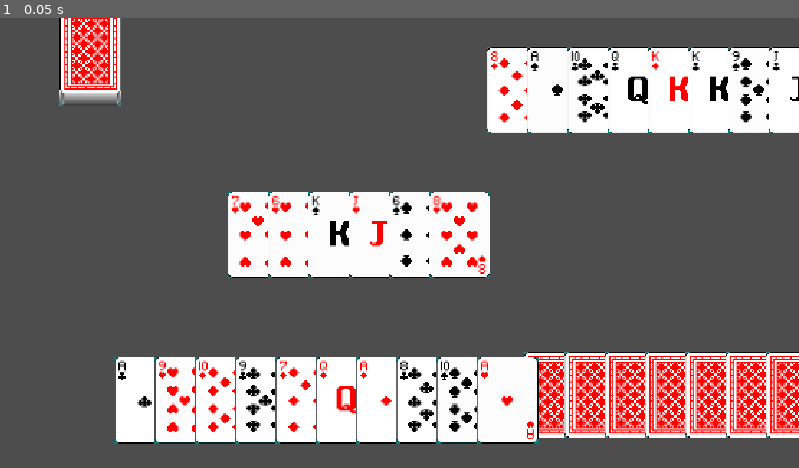
Above: before the commit, frame 1.
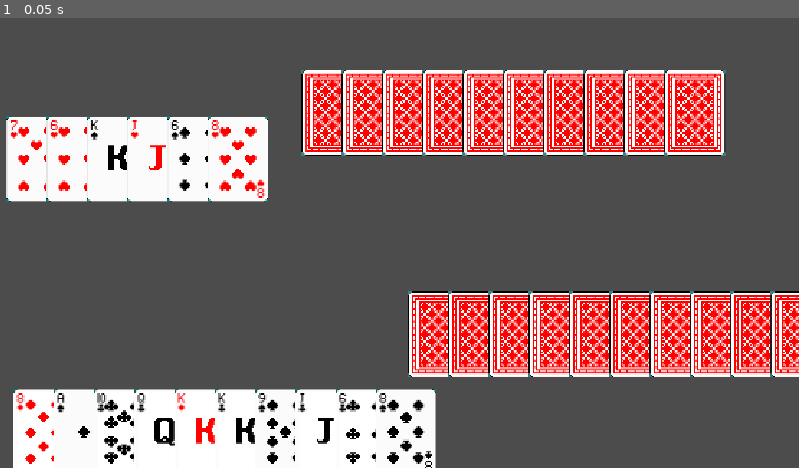
Above: after the commit, the same moment.

Repository: Mikko-Ihasalo/huutopussi
Game: Godot game, scene res://scenes/main.tscn
Two runs of this game, one before a commit and one after it. Both use one fixed random seed, a clock stepped at 60 frames per second and the inputs below.
Inputs:
- Up to frame 1 (0.05 s): no input

The runs differ from the first frame. In frame 1, 50% of the frame differs, in the area x 0-100%, y 0-100%.

Commit message:
Added initial game_engine functionality.

Diff:
--- a/godot/huutopussi/project.godot
+++ b/godot/huutopussi/project.godot
@@ -27,3 +27,4 @@
 [rendering]
 
 rendering_device/driver.windows="d3d12"
+viewport/hdr_2d=true
--- /dev/null
+++ b/godot/huutopussi/scenes/AI/dummy-ai.tscn
@@ -0,0 +1,6 @@
+[gd_scene format=3 uid="uid://d0rkscxvuu2o3"]
+
+[ext_resource type="Script" uid="uid://di7yv2w0dxhgl" path="res://scripts/AI/dummy_ai.gd" id="1_q674k"]
+
+[node name="DummyAi" type="Node2D" unique_id=1170853646]
+script = ExtResource("1_q674k")
--- a/godot/huutopussi/scenes/card.tscn
+++ b/godot/huutopussi/scenes/card.tscn
@@ -5,6 +5,14 @@
 
 [sub_resource type="RectangleShape2D" id="RectangleShape2D_hecaj"]
 size = Vector2(89, 122)
+
+[sub_resource type="Environment" id="Environment_y520c"]
+background_mode = 3
+glow_enabled = true
+glow_intensity = 0.46
+glow_bloom = 0.27
+glow_hdr_threshold = 0.55
+glow_hdr_scale = 0.85
 
 [node name="card" type="Node2D" unique_id=9501052]
 script = ExtResource("1_6u4wf")
@@ -16,3 +24,6 @@
 
 [node name="CollisionShape2D" type="CollisionShape2D" parent="Area2D" unique_id=1416690279]
 shape = SubResource("RectangleShape2D_hecaj")
+
+[node name="WorldEnvironment" type="WorldEnvironment" parent="." unique_id=1468150130]
+environment = SubResource("Environment_y520c")
--- /dev/null
+++ b/godot/huutopussi/scenes/game_engine.tscn
@@ -0,0 +1,6 @@
+[gd_scene format=3 uid="uid://xu11vbqia61x"]
+
+[ext_resource type="Script" uid="uid://s1jiaeww232t" path="res://scripts/game_engine.gd" id="1_ef40f"]
+
+[node name="gameEngine" type="Node" unique_id=911433418]
+script = ExtResource("1_ef40f")
--- a/godot/huutopussi/scenes/main.tscn
+++ b/godot/huutopussi/scenes/main.tscn
@@ -1,8 +1,10 @@
 [gd_scene format=3 uid="uid://qiqrxgxu2tyu"]
 
-[ext_resource type="PackedScene" uid="uid://rcfjkil25j1o" path="res://scenes/hand.tscn" id="1_jyhfs"]
 [ext_resource type="PackedScene" uid="uid://drlkpq6kwyagv" path="res://scenes/card_manager.tscn" id="2_0wfyh"]
 [ext_resource type="PackedScene" uid="uid://dppwuatw2r0mm" path="res://scenes/deck.tscn" id="3_sugp2"]
+[ext_resource type="PackedScene" uid="uid://xu11vbqia61x" path="res://scenes/game_engine.tscn" id="4_jyhfs"]
+[ext_resource type="PackedScene" uid="uid://rcfjkil25j1o" path="res://scenes/hand.tscn" id="5_hand"]
+[ext_resource type="PackedScene" path="res://scenes/player.tscn" id="5_tbgi4"]
 
 [node name="main" type="Node2D" unique_id=13089037]
 
@@ -10,22 +12,32 @@
 position = Vector2(-173, -92)
 
 [node name="deck" parent="." unique_id=376537417 instance=ExtResource("3_sugp2")]
-position = Vector2(132, 56)
+position = Vector2(-147, -97)
 
-[node name="playerHands" type="Node" parent="." unique_id=784136598]
+[node name="piles" type="Node" parent="." unique_id=784136598]
 
-[node name="hand3" parent="playerHands" unique_id=1178090175 instance=ExtResource("1_jyhfs")]
-position = Vector2(746, 104)
-is_opponent = true
-show_opponent_cards = true
+[node name="left_over_pile" parent="piles" unique_id=1392587925 instance=ExtResource("5_hand")]
+position = Vector2(54, 203)
+leftover_pile = true
 
-[node name="hand2" parent="playerHands" unique_id=358096004 instance=ExtResource("1_jyhfs")]
-position = Vector2(800, 543)
+[node name="gameEngine" parent="." unique_id=911433418 instance=ExtResource("4_jyhfs")]
+
+[node name="playedCards" type="Node2D" parent="." unique_id=104001350]
+position = Vector2(335, 325)
+
+[node name="Players" type="Node" parent="." unique_id=905905634]
+
+[node name="Human" parent="Players" unique_id=113920973 instance=ExtResource("5_tbgi4")]
+position = Vector2(64, 596)
+
+[node name="DummyAI1" parent="Players" unique_id=216651099 instance=ExtResource("5_tbgi4")]
+position = Vector2(633, 456)
+player_id = 1
+control_mode = 1
 is_opponent = true
 
-[node name="hand1" parent="playerHands" unique_id=1805928361 instance=ExtResource("1_jyhfs")]
-position = Vector2(210, 550)
-
-[node name="left_over_pile" parent="playerHands" unique_id=1392587925 instance=ExtResource("1_jyhfs")]
-position = Vector2(373, 312)
-leftover_pile = true
+[node name="DummyAI2" parent="Players" unique_id=1379424052 instance=ExtResource("5_tbgi4")]
+position = Vector2(480, 136)
+player_id = 2
+control_mode = 1
+is_opponent = true
--- /dev/null
+++ b/godot/huutopussi/scenes/player.tscn
@@ -0,0 +1,15 @@
+[gd_scene format=3]
+
+[ext_resource type="Script" path="res://scripts/player.gd" id="1_player"]
+[ext_resource type="PackedScene" path="res://scenes/hand.tscn" id="2_hand"]
+[ext_resource type="PackedScene" path="res://scenes/AI/dummy-ai.tscn" id="3_ai"]
+
+[node name="Player" type="Node2D"]
+script = ExtResource("1_player")
+
+[node name="Hand" parent="." instance=ExtResource("2_hand")]
+
+[node name="WonCards" type="Node2D" parent="."]
+position = Vector2(0, -145)
+
+[node name="DummyAi" parent="." instance=ExtResource("3_ai")]
--- /dev/null
+++ b/godot/huutopussi/scripts/AI/dummy_ai.gd
@@ -0,0 +1,17 @@
+extends Node2D
+
+var random := RandomNumberGenerator.new()
+func wait(seconds: float) -> void:
+	await get_tree().create_timer(seconds).timeout
+
+# Called when the node enters the scene tree for the first time.
+func _ready() -> void:
+	random.randomize()
+
+
+# Called every frame. 'delta' is the elapsed time since the previous frame.
+func play_turn(game_engine: Node, player_id: int) -> void:
+	var legal_cards: Array[Node2D] = game_engine.get_playable_cards(player_id)
+	if legal_cards.is_empty():
+		return
+	game_engine.play_card(player_id, legal_cards[random.randi_range(0, legal_cards.size() - 1)])
--- a/godot/huutopussi/scripts/card.gd
+++ b/godot/huutopussi/scripts/card.gd
@@ -3,11 +3,17 @@
 signal hovered
 signal hovered_off
 
+var legal_card: bool = false
+@export var visible_to_all: bool = false
 var position_in_hand
 # Called when the node enters the scene tree for the first time.
 func _ready() -> void:
-	#get_parent().connect_card_signals(self)
-	pass
+	var card_area = get_node("Area2D") as Area2D
+	card_area.mouse_entered.connect(_on_area_2d_mouse_entered)
+	card_area.mouse_exited.connect(_on_area_2d_mouse_exited)
+	var card_environment = get_node("WorldEnvironment") as WorldEnvironment
+	card_environment.environment = card_environment.environment.duplicate()
+	activate_bloom()
 
 
 # Called every frame. 'delta' is the elapsed time since the previous frame.
@@ -21,3 +27,14 @@
 
 func _on_area_2d_mouse_exited() -> void:
 	emit_signal("hovered_off",self)
+
+func set_visible_to_all(visible: bool = true) -> void:
+	visible_to_all = visible
+	if visible_to_all:
+		get_node("Sprite2D").show_face()
+
+func activate_bloom() -> void:
+	var card_hand = get_parent()
+	var is_opponent = card_hand != null and card_hand.get("is_opponent") == true
+	var environment = get_node("WorldEnvironment") as WorldEnvironment
+	environment.environment.glow_enabled = legal_card and not is_opponent
--- a/godot/huutopussi/scripts/card_manager.gd
+++ b/godot/huutopussi/scripts/card_manager.gd
@@ -1,12 +1,13 @@
 extends Node2D
 
 const COLLISION_MASK_CARD = 1
-const COLLISION_MASK_CARD_SLOT = 2
-
 var screen_size
 var card_being_dragged
-var is_hovering_on_card
+var is_hovering_on_card: bool = false
 var player_hand_reference
+var game_engine_reference
+var played_cards_reference
+var played_cards: Array[Node2D] = []
 
 func _input(event: InputEvent) -> void:
 	if event is InputEventMouseButton and event.button_index == MOUSE_BUTTON_LEFT:
@@ -35,11 +36,27 @@
 	call_deferred("find_player_hand")
 
 func find_player_hand() -> void:
-	player_hand_reference = get_node_or_null("../deck/playerHand")
+	await get_tree().process_frame
+	player_hand_reference = get_node_or_null("../Players/Human/Hand")
 	if not player_hand_reference:
 		return
 	for card in player_hand_reference.cards:
 		connect_card_signals(card)
+	game_engine_reference = get_node_or_null("../gameEngine")
+	played_cards_reference = get_node_or_null("../playedCards")
+	if game_engine_reference:
+		if not game_engine_reference.round_started.is_connected(update_legal_cards):
+			game_engine_reference.round_started.connect(update_legal_cards)
+		if not game_engine_reference.turn_changed.is_connected(_on_turn_changed):
+			game_engine_reference.turn_changed.connect(_on_turn_changed)
+		update_legal_cards()
+
+func _on_turn_changed(_player_id: int) -> void:
+	update_legal_cards()
+
+func update_legal_cards() -> void:
+	if game_engine_reference and player_hand_reference:
+		player_hand_reference.set_legal_cards(game_engine_reference.get_playable_cards(0))
 
 
 # Called every frame. 'delta' is the elapsed time since the previous frame.
@@ -68,7 +85,7 @@
 	if !card_being_dragged:
 		highlight_card(card,false)
 		var new_card_hovered = raycast_check_for_card()
-		if new_card_hovered:
+		if new_card_hovered and player_hand_reference.has_card(new_card_hovered):
 			highlight_card(new_card_hovered,true)
 		else:
 			is_hovering_on_card = false
@@ -92,32 +109,17 @@
 	return highest_z_card
 
 func start_drag(card):
-	if not player_hand_reference or not player_hand_reference.has_card(card):
+	if not player_hand_reference or not player_hand_reference.has_card(card) or not card.legal_card:
 		return
 	card_being_dragged = card
 	card.scale = Vector2(1,1)
 func finish_drag():
-	if not player_hand_reference:
+	if not player_hand_reference or not game_engine_reference or not played_cards_reference:
 		card_being_dragged = null
 		return
-	card_being_dragged.scale = Vector2(1.05,1.05)
-	var card_slot_found = raycast_check_for_cardslot()
-	if card_slot_found and not card_slot_found.card_in_slot:
-		player_hand_reference.remove_card_from_hand(card_being_dragged)
-		card_being_dragged.position = card_slot_found.position
-		card_being_dragged.get_node("Area2D/CollisionShape2D").disabled = true
-		card_slot_found.card_in_slot = true
+	var played_card = card_being_dragged
+	card_being_dragged = null
+	if game_engine_reference.play_card(0, played_card):
+		update_legal_cards()
 	else:
-		player_hand_reference.add_card_to_hand(card_being_dragged)
-	card_being_dragged = null
-
-func raycast_check_for_cardslot():
-	var space_state = get_world_2d().direct_space_state
-	var parameters = PhysicsPointQueryParameters2D.new()
-	parameters.position = get_global_mouse_position()
-	parameters.collide_with_areas = true
-	parameters.collision_mask = COLLISION_MASK_CARD_SLOT
-	var result = space_state.intersect_point(parameters)
-	if result.size() > 0:
-		return result[0].collider.get_parent()
-	return null
+		player_hand_reference.add_card_to_hand(played_card)
--- a/godot/huutopussi/scripts/deck.gd
+++ b/godot/huutopussi/scripts/deck.gd
@@ -33,16 +33,14 @@
 		deal_cards()
 
 func create_piles() -> void:
-	var hand_container = get_node("../playerHands")
-	for hand in hand_container.get_children():
-		if hand.leftover_pile:
-			assert(leftover_hand == null)
-			leftover_hand = hand
-		else:
-			hands.append(hand)
+	leftover_hand = get_node_or_null("../piles/left_over_pile")
+	var player_container = get_node_or_null("../Players")
+	assert(leftover_hand != null)
+	assert(player_container != null)
+	for player in player_container.get_children():
+		hands.append(player.get_node("Hand"))
 
 	assert(hands.size() == PLAYER_COUNT)
-	assert(leftover_hand != null)
 
 func create_deck() -> void:
 	for suit in SUITS:
--- /dev/null
+++ b/godot/huutopussi/scripts/game_engine.gd
@@ -0,0 +1,233 @@
+extends Node
+
+@export var manual_trick_progession: bool = false
+
+signal round_started
+signal card_played(player_id: int, card: Node2D)
+signal turn_changed(player_id: int)
+signal trick_completed(winner_id: int, trick: Array)
+signal trump_changed(suit: StringName, player_id: int)
+signal round_completed(round_points: Array, cumulative_points: Array)
+
+const PLAYER_COUNT = 3
+const HAND_SIZE = 10
+const TRICK_SIZE = 3
+const TOTAL_TRICKS = 10
+const RANK_STRENGTH = {
+	"6": 0,
+	"7": 1,
+	"8": 2,
+	"9": 3,
+	"J": 4,
+	"Q": 5,
+	"K": 6,
+	"10": 7,
+	"A": 8
+}
+const CARD_POINTS = {
+	"A": 10,
+	"10": 10,
+	"K": 5,
+	"Q": 5,
+	"J": 5
+}
+const TRUMP_POINTS = {
+	"clubs": 40,
+	"diamonds": 60,
+	"hearts": 80,
+	"spades": 100
+}
+
+var phase: StringName = &"idle"
+var hands: Array[Array] = [[], [], []]
+var current_trick: Array[Dictionary] = []
+var completed_tricks: Array[Array] = []
+var played_cards: Array[Node2D] = []
+var won_cards: Array[Array] = [[], [], []]
+var round_points: Array[int] = [0, 0, 0]
+var cumulative_points: Array[int] = [0, 0, 0]
+var current_leader: int = 0
+var current_player: int = 0
+var trump_suit: StringName = &""
+var trump_maker: int = -1
+var declared_trump_suits: Array[StringName] = []
+var pending_trump_player: int = -1
+
+func _ready() -> void:
+	call_deferred("_start_from_scene")
+
+func _unhandled_input(event: InputEvent) -> void:
+	if manual_trick_progession and event is InputEventKey and event.keycode == KEY_SPACE and event.pressed and not event.echo:
+		continue_after_trick()
+
+func _start_from_scene() -> void:
+	var deck = get_node_or_null("../deck")
+	if deck and deck.hands.size() == PLAYER_COUNT:
+		start_round([deck.hands[0].cards, deck.hands[1].cards, deck.hands[2].cards])
+
+func start_round(player_hands: Array, leader: int = 0) -> bool:
+	if player_hands.size() != PLAYER_COUNT:
+		return false
+	for player_hand in player_hands:
+		if player_hand.size() != HAND_SIZE:
+			return false
+
+	hands = [player_hands[0].duplicate(), player_hands[1].duplicate(), player_hands[2].duplicate()]
+	current_trick.clear()
+	completed_tricks.clear()
+	played_cards.clear()
+	won_cards = [[], [], []]
+	round_points = [0, 0, 0]
+	current_leader = leader % PLAYER_COUNT
+	current_player = current_leader
+	trump_suit = &""
+	trump_maker = -1
+	declared_trump_suits.clear()
+	pending_trump_player = -1
+	phase = &"playing"
+	round_started.emit()
+	return true
+
+func get_playable_cards(player_id: int) -> Array[Node2D]:
+	if not _is_valid_player(player_id) or phase != &"playing" or current_player != player_id:
+		return []
+	var player_hand: Array = hands[player_id]
+	if current_trick.is_empty():
+		return player_hand.duplicate()
+
+	var led_suit: StringName = _card_suit(current_trick[0].card)
+	var suited_cards: Array[Node2D] = []
+	for card in player_hand:
+		if _card_suit(card) == led_suit:
+			suited_cards.append(card)
+	if not suited_cards.is_empty():
+		return suited_cards
+
+	if trump_suit != &"":
+		var trump_cards: Array[Node2D] = []
+		for card in player_hand:
+			if _card_suit(card) == trump_suit:
+				trump_cards.append(card)
+		if not trump_cards.is_empty():
+			return trump_cards
+
+	return player_hand.duplicate()
+
+func is_card_legal(player_id: int, card: Node2D) -> bool:
+	return get_playable_cards(player_id).has(card)
+
+func play_card(player_id: int, card: Node2D) -> bool:
+	if phase != &"playing" or player_id != current_player or not is_card_legal(player_id, card):
+		return false
+	var card_index := hands[player_id].find(card)
+	hands[player_id].remove_at(card_index)
+	current_trick.append({"player_id": player_id, "card": card})
+	played_cards.append(card)
+	card_played.emit(player_id, card)
+
+	if current_trick.size() == TRICK_SIZE:
+		_resolve_trick()
+	else:
+		current_player = (current_player + 1) % PLAYER_COUNT
+		turn_changed.emit(current_player)
+	return true
+
+func continue_after_trick() -> bool:
+	if phase != &"trump_declaration" and phase != &"awaiting_trick_progression":
+		return false
+	pending_trump_player = -1
+	phase = &"playing"
+	current_player = current_leader
+	turn_changed.emit(current_player)
+	return true
+
+func declare_trump(player_id: int, suit: StringName) -> bool:
+	if phase != &"trump_declaration" or player_id != pending_trump_player:
+		return false
+	if suit not in TRUMP_POINTS or suit in declared_trump_suits:
+		return false
+	if not _player_has_rank_and_suit(player_id, suit, "K") or not _player_has_rank_and_suit(player_id, suit, "Q"):
+		return false
+	trump_suit = suit
+	trump_maker = player_id
+	declared_trump_suits.append(suit)
+	trump_changed.emit(suit, player_id)
+	return continue_after_trick()
+
+func _resolve_trick() -> void:
+	var winner_id := _get_trick_winner(current_trick)
+	var completed_trick := current_trick.duplicate()
+	completed_tricks.append(completed_trick)
+	for play in completed_trick:
+		won_cards[winner_id].append(play.card)
+	current_leader = winner_id
+	current_player = winner_id
+	current_trick.clear()
+	trick_completed.emit(winner_id, completed_trick)
+
+	if completed_tricks.size() == TOTAL_TRICKS:
+		_finish_round()
+	elif manual_trick_progession:
+		phase = &"awaiting_trick_progression"
+		pending_trump_player = winner_id
+	else:
+		phase = &"trump_declaration"
+		pending_trump_player = winner_id
+		turn_changed.emit(current_player)
+
+func _get_trick_winner(trick: Array[Dictionary]) -> int:
+	var led_suit: StringName = _card_suit(trick[0].card)
+	var winning_play: Dictionary = trick[0]
+	for play in trick.slice(1):
+		if _card_beats(play.card, winning_play.card, led_suit):
+			winning_play = play
+	return winning_play.player_id
+
+func _card_beats(candidate: Node2D, current: Node2D, led_suit: StringName) -> bool:
+	var candidate_suit := _card_suit(candidate)
+	var current_suit := _card_suit(current)
+	var candidate_is_trump := trump_suit != &"" and candidate_suit == trump_suit
+	var current_is_trump := trump_suit != &"" and current_suit == trump_suit
+	if candidate_is_trump != current_is_trump:
+		return candidate_is_trump
+	if candidate_suit != current_suit:
+		if candidate_suit == led_suit:
+			return true
+		return false
+	return _card_rank(candidate) > _card_rank(current)
+
+func _finish_round() -> void:
+	for player_id in PLAYER_COUNT:
+		for card in won_cards[player_id]:
+			round_points[player_id] += CARD_POINTS.get(_card_rank_name(card), 0)
+	if not completed_tricks.is_empty():
+		var last_trick: Array = completed_tricks.back()
+		var last_winner: int = _get_trick_winner(last_trick)
+		round_points[last_winner] += 20
+	if trump_maker >= 0:
+		round_points[trump_maker] += TRUMP_POINTS.get(trump_suit, 0)
+	for player_id in PLAYER_COUNT:
+		cumulative_points[player_id] += round_points[player_id]
+	var winning_score: int = round_points.max()
+	var round_winner: int = round_points.find(winning_score)
+	print("Round winner: Player %d with %d points" % [round_winner + 1, winning_score])
+	phase = &"round_complete"
+	round_completed.emit(round_points.duplicate(), cumulative_points.duplicate())
+
+func _player_has_rank_and_suit(player_id: int, suit: StringName, rank: StringName) -> bool:
+	for card in hands[player_id]:
+		if _card_suit(card) == suit and _card_rank_name(card) == rank:
+			return true
+	return false
+
+func _card_suit(card: Node2D) -> StringName:
+	return StringName(str(card.get_meta("suit", "")))
+
+func _card_rank_name(card: Node2D) -> StringName:
+	return StringName(str(card.get_meta("rank", "")))
+
+func _card_rank(card: Node2D) -> int:
+	return RANK_STRENGTH.get(_card_rank_name(card), -1)
+
+func _is_valid_player(player_id: int) -> bool:
+	return player_id >= 0 and player_id < PLAYER_COUNT
--- a/godot/huutopussi/scripts/hand.gd
+++ b/godot/huutopussi/scripts/hand.gd
@@ -16,6 +16,9 @@
 	else:
 		add_child(card)
 	cards.append(card)
+	card.visible_to_all = false
+	card.legal_card = false
+	card.activate_bloom()
 	set_card_visibility(card)
 	arrange_cards()
 
@@ -26,6 +29,15 @@
 
 func clear_cards() -> void:
 	cards.clear()
+
+func set_legal_cards(legal_cards: Array[Node2D]) -> void:
+	for card in cards:
+		card.legal_card = not is_opponent and legal_cards.has(card)
+		card.activate_bloom()
+
+func refresh_card_visibility() -> void:
+	for card in cards:
+		set_card_visibility(card)
 
 func has_card(card: Node2D) -> bool:
 	return cards.has(card)
--- /dev/null
+++ b/godot/huutopussi/scripts/player.gd
@@ -0,0 +1,82 @@
+extends Node2D
+
+enum ControlMode { HUMAN, DUMMY_AI }
+
+@export var player_id: int = 0
+@export var control_mode: ControlMode = ControlMode.HUMAN
+@export var is_opponent: bool = false
+@export var show_opponent_cards: bool = false
+@export var ai_move_delay: float = 2.0
+
+@onready var hand: Node2D = $Hand
+@onready var won_cards: Node2D = $WonCards
+@onready var ai_controller: Node = $DummyAi
+
+var game_engine: Node
+var played_cards_view: Node2D
+var ai_turn_pending: bool = false
+
+func _ready() -> void:
+	call_deferred("_connect_to_game")
+
+func _connect_to_game() -> void:
+	game_engine = get_node_or_null("../../gameEngine")
+	played_cards_view = get_node_or_null("../../playedCards")
+	hand.is_opponent = is_opponent
+	hand.show_opponent_cards = show_opponent_cards
+	hand.refresh_card_visibility()
+	if game_engine:
+		game_engine.card_played.connect(_on_card_played)
+		game_engine.turn_changed.connect(_on_turn_changed)
+		game_engine.trick_completed.connect(_on_trick_completed)
+		game_engine.round_started.connect(_on_round_started)
+		_on_round_started()
+
+func _on_round_started() -> void:
+	for card in won_cards.get_children():
+		card.queue_free()
+	if control_mode == ControlMode.DUMMY_AI:
+		_play_ai_turn.call_deferred()
+
+func _on_card_played(played_player_id: int, card: Node2D) -> void:
+	if played_player_id == player_id:
+		hand.remove_card_from_hand(card)
+		card.set_visible_to_all()
+		if played_cards_view:
+			card.reparent(played_cards_view)
+			card.position = Vector2((game_engine.current_trick.size() - 1) * 100, 0)
+			card.z_index = game_engine.current_trick.size()
+
+func _on_turn_changed(changed_player_id: int) -> void:
+	if control_mode == ControlMode.DUMMY_AI and changed_player_id == player_id:
+		_play_ai_turn.call_deferred()
+
+func _on_trick_completed(winner_id: int, trick: Array) -> void:
+	if winner_id != player_id:
+		return
+	for play in trick:
+		var card: Node2D = play.card
+		card.reparent(won_cards)
+		card.position = Vector2((won_cards.get_child_count() - 1) * 18, 0)
+		card.z_index = won_cards.get_child_count()
+	call_deferred("_continue_after_trick")
+
+func _continue_after_trick() -> void:
+	if game_engine and not game_engine.manual_trick_progession and game_engine.phase == &"trump_declaration":
+		game_engine.continue_after_trick()
+
+func _play_ai_turn() -> void:
+	if not game_engine or game_engine.current_player != player_id:
+		return
+	if ai_turn_pending:
+		return
+	ai_turn_pending = true
+	await ai_controller.wait(ai_move_delay)
+	ai_turn_pending = false
+	if not game_engine or game_engine.current_player != player_id:
+		return
+	if not game_engine.manual_trick_progession and game_engine.phase == &"trump_declaration":
+		game_engine.continue_after_trick()
+	if game_engine.phase != &"playing":
+		return
+	ai_controller.play_turn(game_engine, player_id)
Not shown, added: godot/huutopussi/scripts/AI/dummy_ai.gd.uid
Not shown, added: godot/huutopussi/scripts/game_engine.gd.uid
Not shown, added: godot/huutopussi/scripts/player.gd.uid
Not shown, changed: game_description.md
